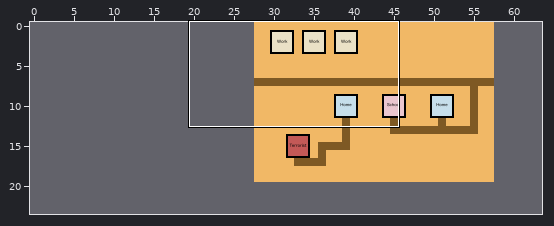
A Tiled map (JSON) gets an edit: map/map.json. The first picture is a wide view before the edit; the outline marks the close-up.
Close-up. The starting point:
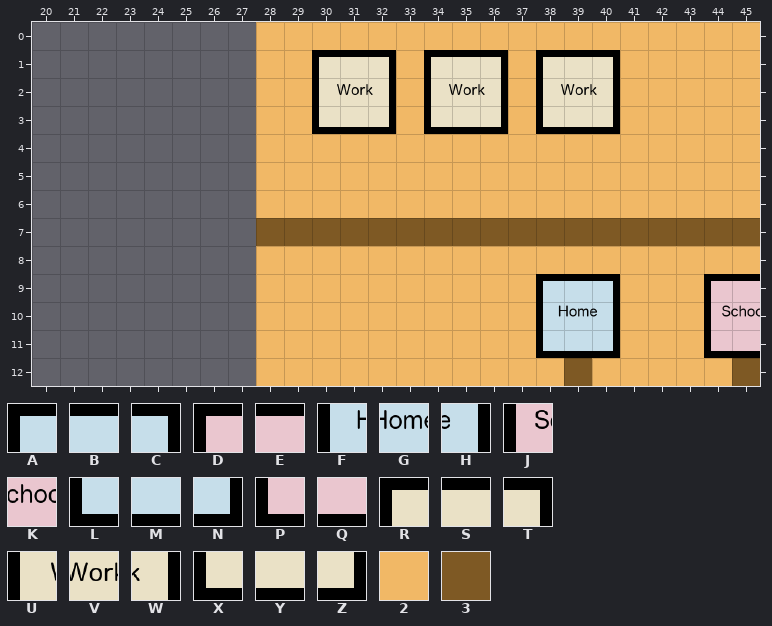
Cells are 64x64 px. Shown: x 20..45, y 0..12. The commit also changed other parts of the map, which this record leaves out. The old version is drawn lined up with the new one.
Key: from "tiles": A 0, B 1, C 2, D 3, E 4, F 8, G 9, H 10, J 11, K 12, L 16, M 17, N 18, P 19, Q 20, R 24, S 25, T 26, U 32, V 33, W 34, X 40, Y 41, Z 42, 2 48, 3 50.
_ is an empty cell.
Layer "Tile Layer 1" before, first column x 20:
 0 ________222222222222222222
 1 ________22RST2RST2RST22222
 2 ________22UVW2UVW2UVW22222
 3 ________22XYZ2XYZ2XYZ22222
 4 ________222222222222222222
 5 ________222222222222222222
 6 ________222222222222222222
 7 ________333333333333333333
 8 ________222222222222222222
 9 ________2222222222ABC222DE
10 ________2222222222FGH222JK
11 ________2222222222LMN222PQ
12 ________222222222223222223
New version:
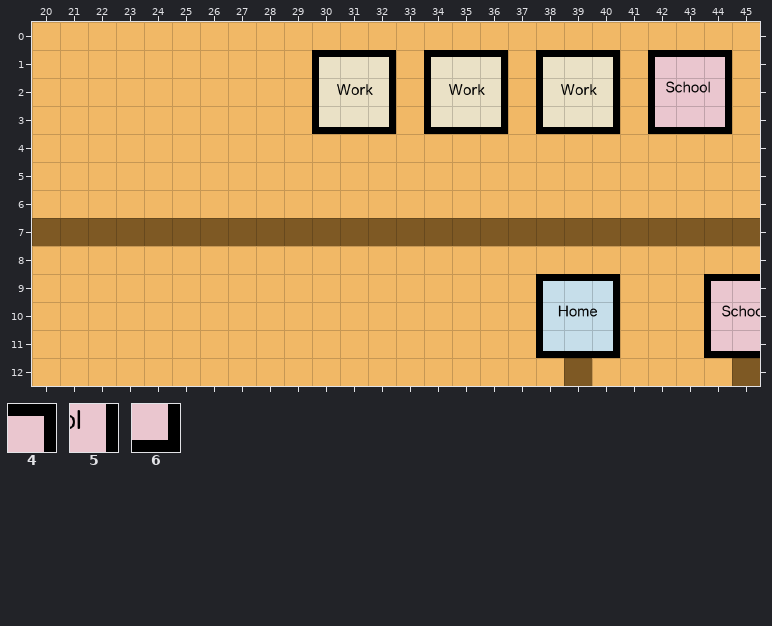
Further tiles: from "tiles": 4 5, 5 13, 6 21.
Edits made:
map size 30x20 -> 64x24 cells (old content now starts at 28,0; both pictures use the new coordinates)
Layer "Tile Layer 1":
Tile 2 now appears in rows 0 to 6 at x 20 to 27; in rows 8 to 12 at x 20 to 27.
Tile 3 now appears in row 7 at x 20 to 27.
The author changed tile 2 to tile 4 in row 1 at x 44.
The author changed tile 2 to tile 5 in row 2 at x 44.
The author changed tile 2 to tile 6 in row 3 at x 44.
The author changed tile 2 to tile D in row 1 at x 42.
The author changed tile 2 to tile E in row 1 at x 43.
The author changed tile 2 to tile J in row 2 at x 42.
The author changed tile 2 to tile K in row 2 at x 43.
The author changed tile 2 to tile P in row 3 at x 42.
The author changed tile 2 to tile Q in row 3 at x 43.
Pixel boxes of the changes (left, top, right, bottom) in both close-ups:
added: (32, 22, 256, 386)
changed: (648, 50, 732, 134)
